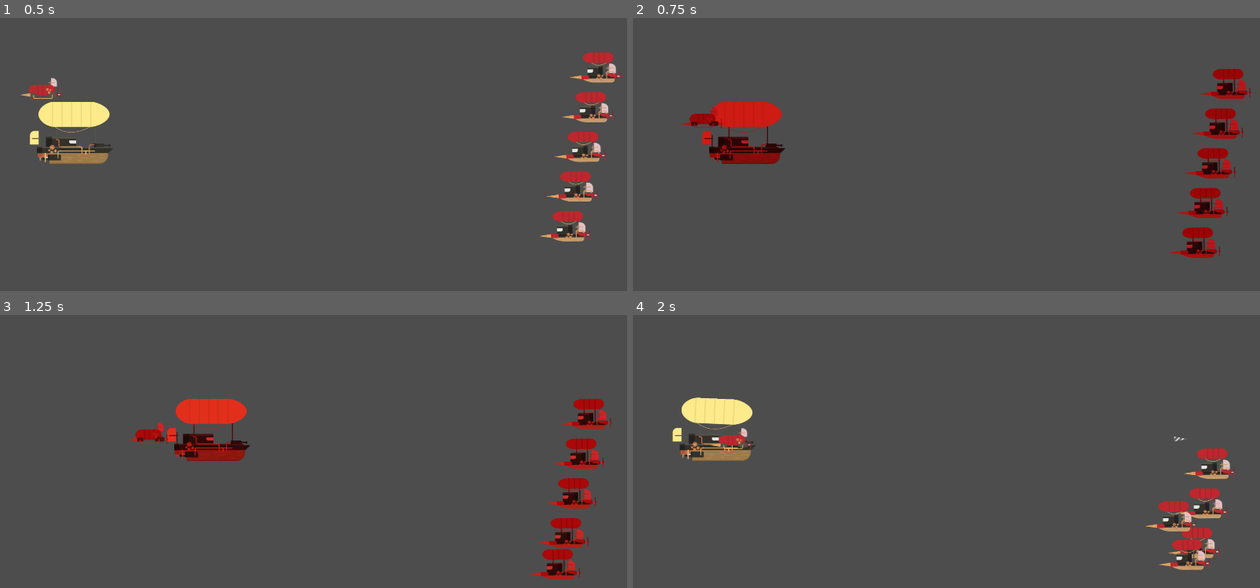
Above: before the commit, frames 1-4 (two rows, left to right).
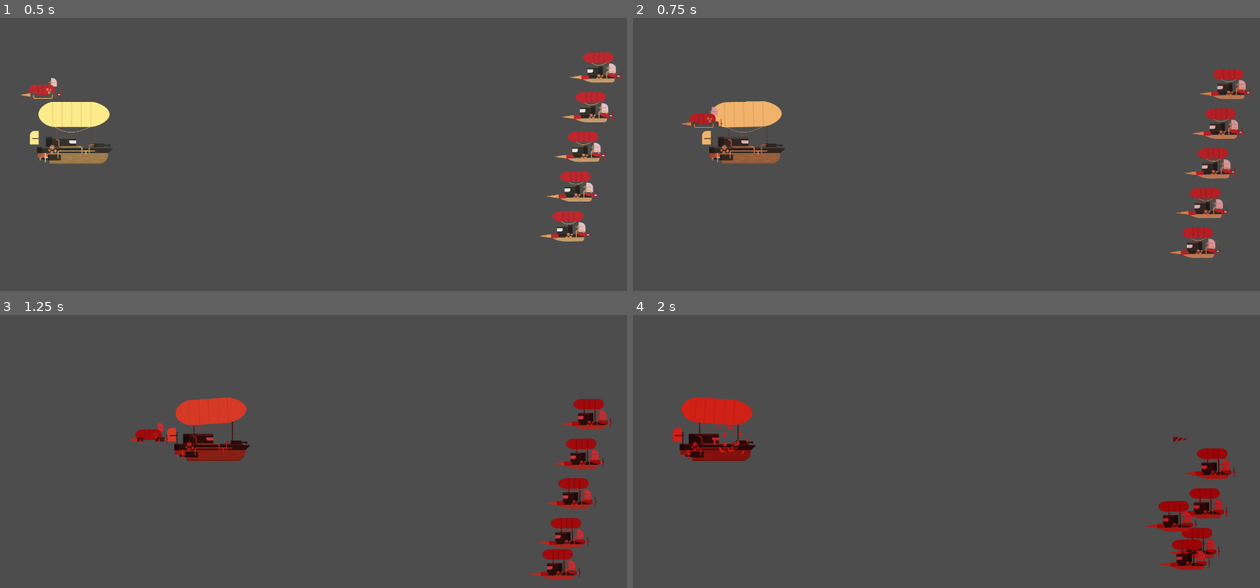
Above: after the commit, the same moments.

Repository: luishernandezg/arkanet
Game: Godot game, scene res://Scenes/Nivel1.tscn
The game is run twice, just before and just after one commit, with the same random seed, the same clock (stepped at 60 frames per second) and the same inputs.
Inputs (mouse positions are in pixels of both pictures, inside the frame that each line leads up to):
- Up to frame 1 (0.5 s): no input
- Up to frame 2 (0.75 s): move the mouse to (1084, 176) at 0.52 s; hold D (move_right) from 0.53 s (still down); hold Z (damage_test) from 0.53 s (still down)
- Up to frame 3 (1.25 s): keep holding D (move_right); keep holding Z (damage_test)
- Up to frame 4 (2 s): move the mouse to (821, 508) at 1.27 s; release D (move_right) at 1.28 s; release Z (damage_test) at 1.28 s; hold A (move_left) from 1.28 s (still down); right-click (821, 508) at 1.35 s; tap Z (damage_test) at 1.55 s

Frame 1 is identical in both runs. In frame 2, 4.3% of the frame differs, in the area x 7-99%, y 18-88%; in frame 3, 0.1%; in frame 4, 4.4%, in the area x 6-96%, y 30-94%.

Commit message:
added damage animation - class 13

Diff:
--- a/Scenes/Character.tscn
+++ b/Scenes/Character.tscn
@@ -51,50 +51,129 @@
 radius = 79.0
 height = 262.0
 
-[sub_resource type="Animation" id="Animation_eojbc"]
+[sub_resource type="Animation" id="Animation_qok1p"]
 length = 0.001
 tracks/0/type = "value"
 tracks/0/imported = false
 tracks/0/enabled = true
-tracks/0/path = NodePath("Globo:rotation")
-tracks/0/interp = 1
-tracks/0/loop_wrap = true
-tracks/0/keys = {
-"times": PackedFloat32Array(0),
-"transitions": PackedFloat32Array(1),
-"update": 0,
-"values": [0.0]
+tracks/0/path = NodePath("CharacterColorFilter:color")
+tracks/0/interp = 1
+tracks/0/loop_wrap = true
+tracks/0/keys = {
+"times": PackedFloat32Array(0),
+"transitions": PackedFloat32Array(1),
+"update": 0,
+"values": [Color(1, 1, 1, 1)]
 }
 tracks/1/type = "value"
 tracks/1/imported = false
 tracks/1/enabled = true
-tracks/1/path = NodePath("CharacterColorFilter:color")
+tracks/1/path = NodePath(".:collision_layer")
 tracks/1/interp = 1
 tracks/1/loop_wrap = true
 tracks/1/keys = {
 "times": PackedFloat32Array(0),
 "transitions": PackedFloat32Array(1),
+"update": 1,
+"values": [0]
+}
+tracks/2/type = "value"
+tracks/2/imported = false
+tracks/2/enabled = true
+tracks/2/path = NodePath(".:collision_mask")
+tracks/2/interp = 1
+tracks/2/loop_wrap = true
+tracks/2/keys = {
+"times": PackedFloat32Array(0),
+"transitions": PackedFloat32Array(1),
+"update": 1,
+"values": [0]
+}
+
+[sub_resource type="Animation" id="Animation_qgb30"]
+resource_name = "damage"
+length = 3.0
+tracks/0/type = "value"
+tracks/0/imported = false
+tracks/0/enabled = true
+tracks/0/path = NodePath("CharacterColorFilter:color")
+tracks/0/interp = 1
+tracks/0/loop_wrap = true
+tracks/0/keys = {
+"times": PackedFloat32Array(0.0666667, 0.566667, 1.03333, 1.5, 2, 2.5, 3),
+"transitions": PackedFloat32Array(1, 1, 1, 1, 1, 1, 1),
+"update": 0,
+"values": [Color(1, 1, 1, 1), Color(0.792157, 0, 0.0313726, 1), Color(1, 1, 1, 1), Color(0.792157, 0, 0.0313726, 1), Color(1, 1, 1, 1), Color(0.792157, 0, 0.0313726, 1), Color(1, 1, 1, 1)]
+}
+tracks/1/type = "value"
+tracks/1/imported = false
+tracks/1/enabled = true
+tracks/1/path = NodePath(".:collision_layer")
+tracks/1/interp = 1
+tracks/1/loop_wrap = true
+tracks/1/keys = {
+"times": PackedFloat32Array(0, 3),
+"transitions": PackedFloat32Array(1, 1),
+"update": 1,
+"values": [0, 1]
+}
+tracks/2/type = "value"
+tracks/2/imported = false
+tracks/2/enabled = true
+tracks/2/path = NodePath(".:collision_mask")
+tracks/2/interp = 1
+tracks/2/loop_wrap = true
+tracks/2/keys = {
+"times": PackedFloat32Array(0, 3),
+"transitions": PackedFloat32Array(1, 1),
+"update": 1,
+"values": [0, 1]
+}
+
+[sub_resource type="AnimationLibrary" id="AnimationLibrary_38ubj"]
+_data = {
+"RESET": SubResource("Animation_qok1p"),
+"damage": SubResource("Animation_qgb30")
+}
+
+[sub_resource type="Animation" id="Animation_eojbc"]
+length = 0.001
+tracks/0/type = "value"
+tracks/0/imported = false
+tracks/0/enabled = true
+tracks/0/path = NodePath("Globo:rotation")
+tracks/0/interp = 1
+tracks/0/loop_wrap = true
+tracks/0/keys = {
+"times": PackedFloat32Array(0),
+"transitions": PackedFloat32Array(1),
+"update": 0,
+"values": [0.0]
+}
+tracks/1/type = "value"
+tracks/1/imported = false
+tracks/1/enabled = true
+tracks/1/path = NodePath("Globo:modulate")
+tracks/1/interp = 1
+tracks/1/loop_wrap = true
+tracks/1/keys = {
+"times": PackedFloat32Array(0),
+"transitions": PackedFloat32Array(1),
 "update": 0,
 "values": [Color(1, 1, 1, 1)]
 }
-
-[sub_resource type="Animation" id="Animation_q8vqg"]
-resource_name = "damage"
-tracks/0/type = "value"
-tracks/0/imported = false
-tracks/0/enabled = true
-tracks/0/path = NodePath("CharacterColorFilter:color")
-tracks/0/interp = 1
-tracks/0/loop_wrap = true
-tracks/0/keys = {
-"times": PackedFloat32Array(0, 0.5, 1),
-"transitions": PackedFloat32Array(1, 1, 1),
-"update": 0,
-"values": [Color(0.705882, 0, 0.0666667, 1), Color(1, 0.314761, 0.282953, 1), Color(0.704572, 0, 0.0656478, 1)]
-}
-
-[sub_resource type="Animation" id="Animation_sugky"]
-resource_name = "heal"
+tracks/2/type = "value"
+tracks/2/imported = false
+tracks/2/enabled = true
+tracks/2/path = NodePath(".:modulate")
+tracks/2/interp = 1
+tracks/2/loop_wrap = true
+tracks/2/keys = {
+"times": PackedFloat32Array(0),
+"transitions": PackedFloat32Array(1),
+"update": 0,
+"values": [Color(1, 1, 1, 1)]
+}
 
 [sub_resource type="Animation" id="Animation_h0s08"]
 resource_name = "move_left"
@@ -131,8 +210,6 @@
 [sub_resource type="AnimationLibrary" id="AnimationLibrary_ak5kg"]
 _data = {
 "RESET": SubResource("Animation_eojbc"),
-"damage": SubResource("Animation_q8vqg"),
-"heal": SubResource("Animation_sugky"),
 "move_left": SubResource("Animation_h0s08"),
 "move_right": SubResource("Animation_ykjrc")
 }
@@ -140,9 +217,6 @@
 [sub_resource type="AnimationNodeAnimation" id="AnimationNodeAnimation_5qha4"]
 animation = &"RESET"
 
-[sub_resource type="AnimationNodeAnimation" id="AnimationNodeAnimation_douh7"]
-animation = &"damage"
-
 [sub_resource type="AnimationNodeAnimation" id="AnimationNodeAnimation_4ho6a"]
 animation = &"move_left"
 
@@ -156,26 +230,28 @@
 [sub_resource type="AnimationNodeStateMachineTransition" id="AnimationNodeStateMachineTransition_lba2e"]
 
 [sub_resource type="AnimationNodeStateMachineTransition" id="AnimationNodeStateMachineTransition_3vo2d"]
-
-[sub_resource type="AnimationNodeStateMachineTransition" id="AnimationNodeStateMachineTransition_ofwtj"]
-
-[sub_resource type="AnimationNodeStateMachineTransition" id="AnimationNodeStateMachineTransition_7pk8b"]
 
 [sub_resource type="AnimationNodeStateMachine" id="AnimationNodeStateMachine_f3tpt"]
 states/End/position = Vector2(1085, 99)
 states/RESET/node = SubResource("AnimationNodeAnimation_5qha4")
 states/RESET/position = Vector2(562.5, 99)
-states/damage/node = SubResource("AnimationNodeAnimation_douh7")
-states/damage/position = Vector2(561.75, 208.5)
 states/move_left/node = SubResource("AnimationNodeAnimation_4ho6a")
 states/move_left/position = Vector2(364, 99.25)
 states/move_right/node = SubResource("AnimationNodeAnimation_rf12a")
 states/move_right/position = Vector2(755.5, 99)
-transitions = ["move_left", "RESET", SubResource("AnimationN …(235 unchanged characters)… mationNodeStateMachineTransition_3vo2d"), "RESET", "damage", SubResource("AnimationNodeStateMachineTransition_ofwtj"), "damage", "RESET", SubResource("AnimationNodeStateMachineTransition_7pk8b")]
+transitions = ["move_left", "RESET", SubResource("AnimationN …(235 unchanged characters)… mationNodeStateMachineTransition_3vo2d")]
+
+[sub_resource type="CapsuleShape2D" id="CapsuleShape2D_a7hrh"]
+radius = 65.0
+height = 212.0
 
 [node name="Character" type="CharacterBody2D" groups=["characters"]]
 position = Vector2(420, 169)
+collision_layer = 0
+collision_mask = 0
 script = ExtResource("1_0lpbi")
+
+[node name="CharacterColorFilter" type="CanvasModulate" parent="."]
 
 [node name="Body" type="AnimatedSprite2D" parent="."]
 sprite_frames = SubResource("SpriteFrames_0mlur")
@@ -192,6 +268,11 @@
 rotation = 1.5708
 shape = SubResource("CapsuleShape2D_76erp")
 
+[node name="AnimationPlayerDamage" type="AnimationPlayer" parent="."]
+libraries = {
+"": SubResource("AnimationLibrary_38ubj")
+}
+
 [node name="AnimationPlayer" type="AnimationPlayer" parent="."]
 libraries = {
 "": SubResource("AnimationLibrary_ak5kg")
@@ -201,12 +282,18 @@
 tree_root = SubResource("AnimationNodeStateMachine_f3tpt")
 anim_player = NodePath("../AnimationPlayer")
 
-[node name="CharacterColorFilter" type="CanvasModulate" parent="."]
-
 [node name="Timer" type="Timer" parent="."]
 wait_time = 0.2
 
 [node name="ShotPos" type="Marker2D" parent="."]
 position = Vector2(151, 0)
 
+[node name="Area2D" type="Area2D" parent="."]
+
+[node name="CollisionShape2D" type="CollisionShape2D" parent="Area2D"]
+self_modulate = Color(0.392157, 1, 0.227451, 1)
+position = Vector2(3, -22)
+shape = SubResource("CapsuleShape2D_a7hrh")
+
 [connection signal="timeout" from="Timer" to="." method="_on_timer_timeout"]
+[connection signal="area_entered" from="Area2D" to="." method="_on_area_2d_area_entered"]
--- a/Scripts/character.gd
+++ b/Scripts/character.gd
@@ -3,6 +3,7 @@
 @export var speed: float = 600.0
 @onready var shot = preload("res://Scenes/shot.tscn")
 @onready var playback: AnimationNodeStateMachinePlayback = $AnimationTree.get("parameters/playback")
+@onready var animationPlayer: AnimationPlayer = $AnimationPlayerDamage
 
 var cooldown = true
 
@@ -23,7 +24,7 @@
 
 	# Test damage animation with z
 	if Input.is_action_pressed("damage_test"):
-		playback.travel('damage')
+		animationPlayer.play("damage")
 
 	if (Input.is_action_pressed("attack")):
 		shot_action()
@@ -43,7 +44,15 @@
 		# with top_level set to true the shot isntance is no afected by his parent
 		shot_isntance.top_level = true
 
-
+func take_damage() -> void:
+	animationPlayer.play("damage")
+	print("DAMAGE")
 
 func _on_timer_timeout() -> void:
 	cooldown = true
+
+
+func _on_area_2d_area_entered(area: Area2D) -> void:
+	if area.is_in_group("enemigo"):
+		take_damage()
+		area.set_explosion()
--- a/Scripts/shot.gd
+++ b/Scripts/shot.gd
@@ -12,7 +12,5 @@
 
 
 func _on_area_2d_area_entered(area: Area2D) -> void:
-	print("enemigo")
 	if area.is_in_group("enemigo"):
-		print("enemigo")
 		area.set_explosion()
Not shown: 1 places in Scenes/Character.tscn that only renumber resources
